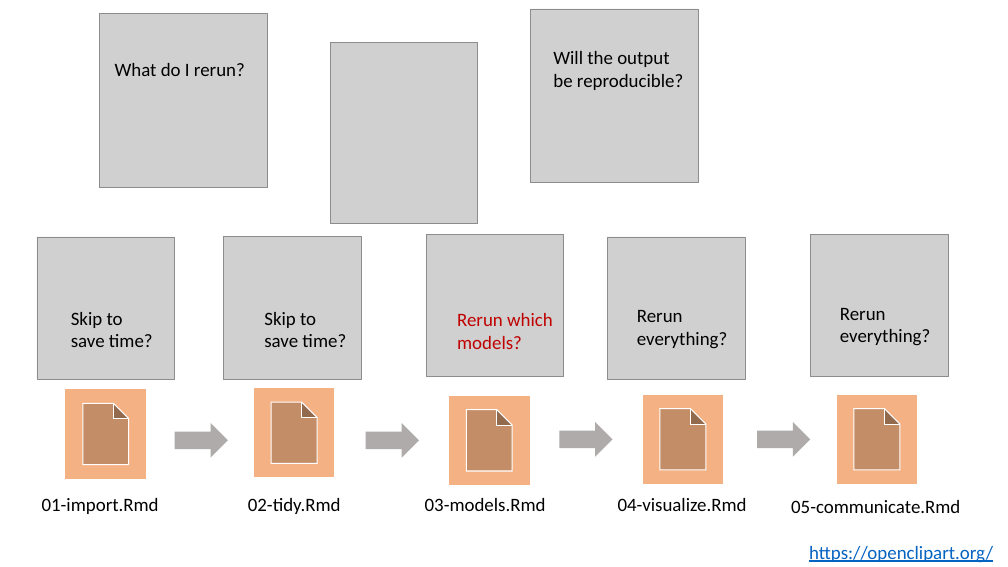
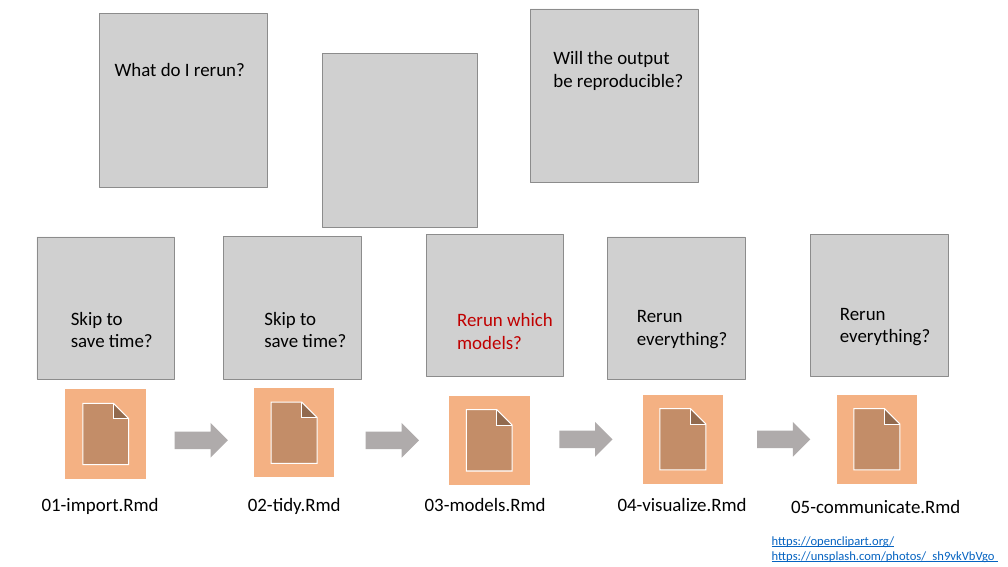
Before and after one commit to wlandau/r-lille-2021, a slide deck: slide 2 of images/figures.pptx. Drawn at 1008x567 pixels with LibreOffice and Linux fonts; fonts in the diff are those of the drawing; grey boxes stand for pictures. Boxes give left, top, right and bottom in pixels: in the first picture for what was removed or moved away, otherwise in the second. Text is boxed around its words. In the diff, an @@ line names an element or a change of style, - is before the commit and + after.

Commit message:
refactor: images and slide title

```diff
--- a/images/figures.pptx
+++ b/images/figures.pptx
@@ picture: place and size @@
-picture at [330,42,478,224]
+picture at [323,54,478,228]
@@ text "https://openclipart.org/": place and size @@
-text "https://openclipart.org/" at [809,546,993,563]
+text "https://openclipart.org/" at [772,536,995,562]
@@ text at [772,536,894,547]: size 18 to 12 pt in "https://openclipart.org/" @@
@@ text at [772,551,995,562]: paragraph added @@
+https://unsplash.com/photos/_sh9vkVbVgo
```
Also in this commit, not shown: 1 other slide changed, 5 other files.
